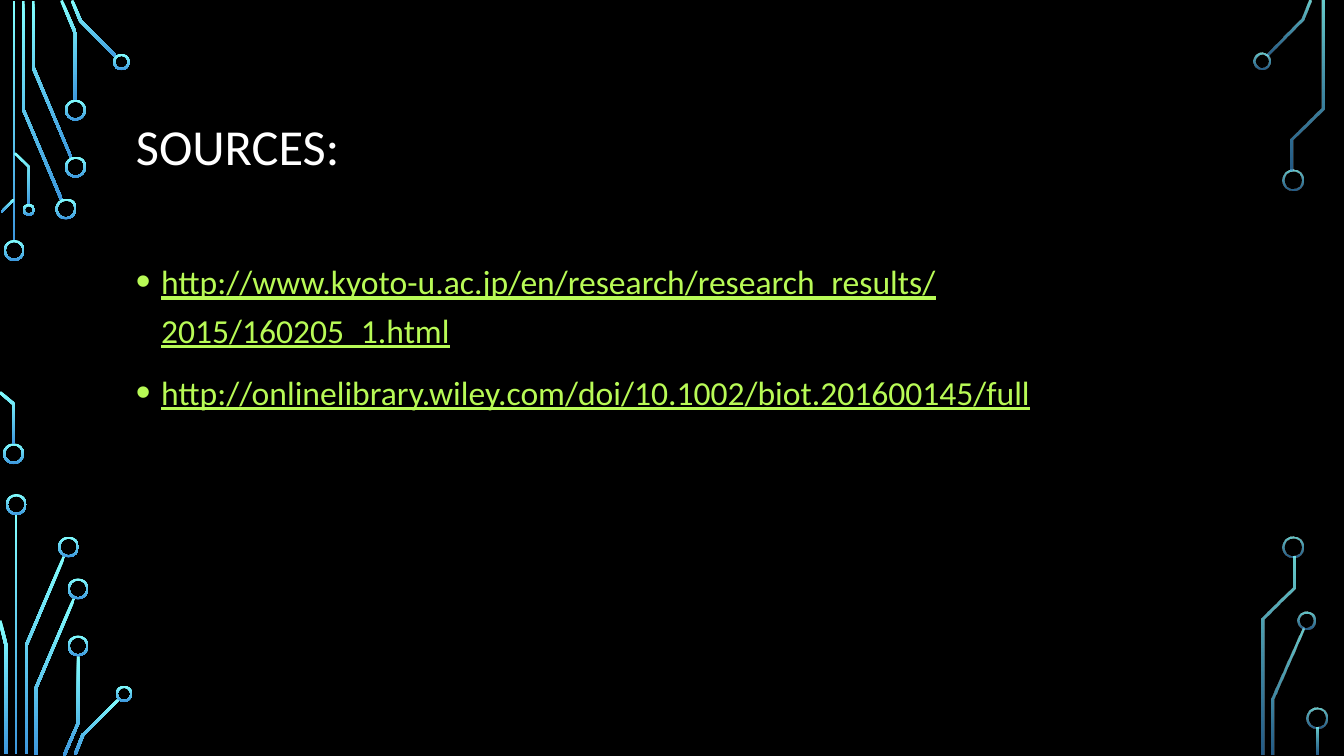
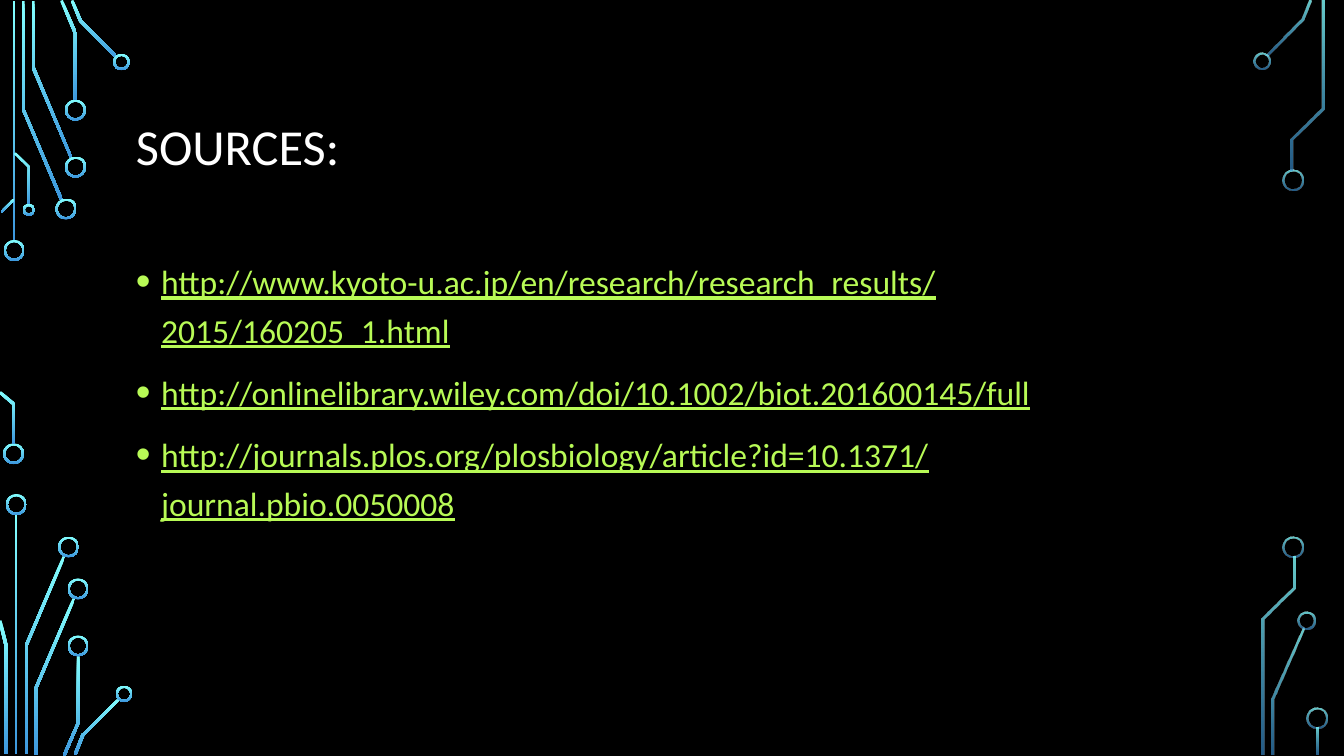
Before and after one commit to saleisha57/Bioinformatics_Final, a slide deck: slide 26 of Aleisha PowerPoint Edit.pptx. Drawn at 1344x756 pixels with LibreOffice and Linux fonts; fonts in the diff are those of the drawing; background and template pictures are left out. Boxes give left, top, right and bottom in pixels: in the first picture for what was removed or moved away, otherwise in the second. Text is boxed around its words. In the diff, an @@ line names an element or a change of style, - is before the commit and + after.

Commit message:
PowerPoint Slides
Uploading some updated slides.

```diff
--- a/Aleisha PowerPoint Edit.pptx
+++ b/Aleisha PowerPoint Edit.pptx
@@ text at box(161, 443, 928, 522): paragraph added @@
+• http://journals.plos.org/plosbiology/article?id=10.1371/journal.pbio.0050008
```
